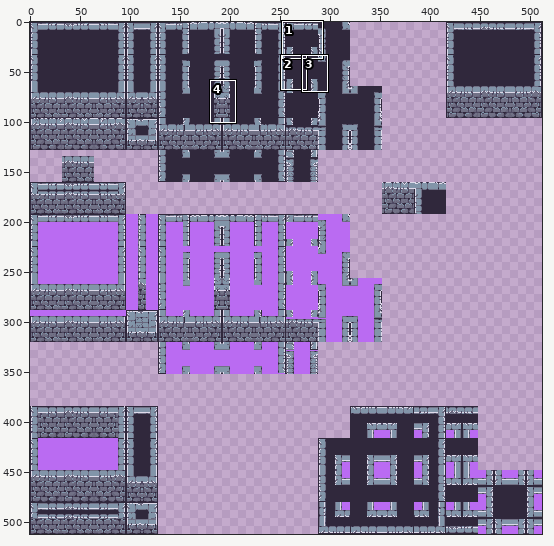
Pixel-art file -- assets/in_progress_sprites/Terrain/Dungeon/dungeon_tileset_v3.aseprite. The picture above shows the old version from afar; the outline marks the close-up.
Close-up. First the earlier version:
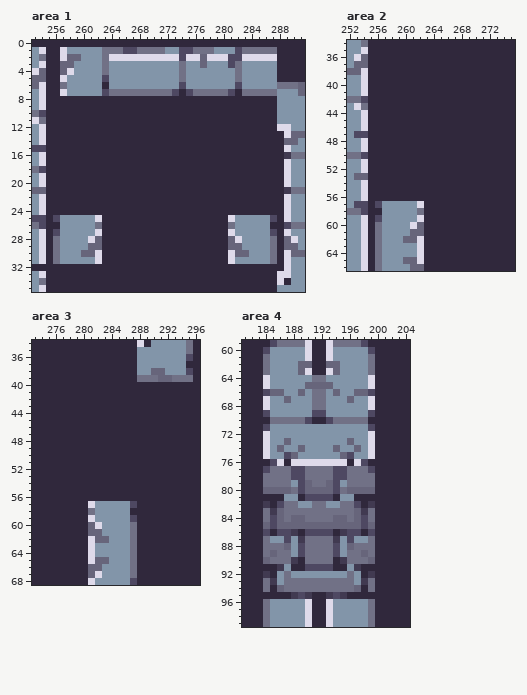
512x512 pixels, 1 frame. Shown: area 1: x 253..291, y 0..35; area 2: x 252..275, y 34..66; area 3: x 273..296, y 34..68; area 4: x 181..204, y 59..99. The commit also changed other parts of the picture, which this record leaves out.
The result:
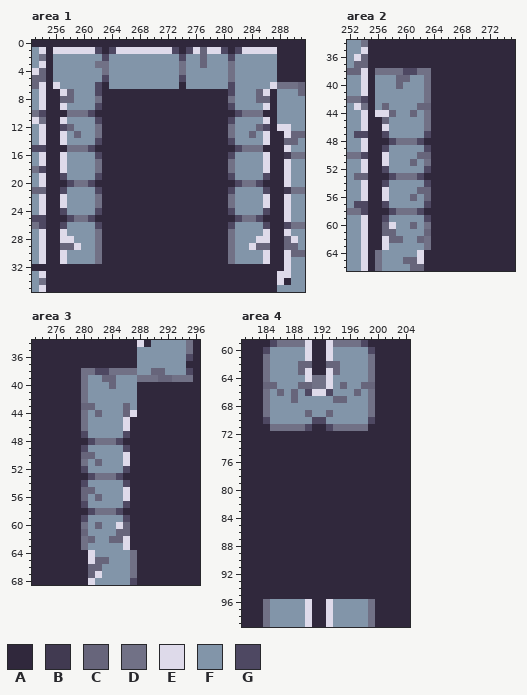
Palette (. is transparent): A #30283c  B #413a51  C #67657b  D #717186  E #dedaea  F #8295a9  G #4e4862
The exact change:
Changed rows in their new state; - is an unchanged pixel.
Area 1:
first column x 256:
 1 E-EEEEGAGEEEEEEEEGA-ECEEGA-EEEEE
 2 FFFF---GFFFFFFFFFF-FF-FFF-FFFFFF
 3 FFF---D------------------DF-----
 4 FFF----------------------DF-----
 5 FF----------------G------DF-----
 6 EF----G-----------A------GF----E
 7 --C---GAAAAAAAAAAA-AAAAAA-FFFCEA
 8 -CCFFFD------------------DFFFCC-
 9 -EFFFFG------------------GFFFFE-
10 --DDDG--------------------GDDD--
11 -EFFFFG------------------GFFFFE-
12 -GCFFFD------------------DFFFCG-
13 -EFCFFD------------------DFFCFE-
14 -EFFFFG------------------GFFFFE-
15 --DDDG--------------------GDDD--
16 -EFFFFG------------------GFFFFE-
17 -EFFFFD------------------DFFFFE-
18 -EFFFFD------------------DFFFFE-
19 -GFFFFG------------------GFFFFG-
20 --GDDG--------------------GDDG--
21 -GFFFFG------------------GFFFFG-
22 -EFFFFD------------------DFFFFE-
23 -EFFFFD------------------DFFFFE-
24 -GFFFFG------------------GFFFFG-
25 AAGDDGA------------------AGDDGAA
26 -G----G------------------G----G-
27 AE----D------------------D----EA
28 AEE--FD------------------DF--EEA
29 ACCE-FD------------------DF-ECCA
30 AE--FFD------------------DFF--EA
31 AE----D------------------D----EA
Area 2:
first column x 256:
38 DDDDGGDD
39 FFFCCFFD
40 FFFCFFFD
41 FFFFFFFD
42 FFFFFFFD
43 FCFFFFCC
44 EECFFCFD
45 -CFFFFFD
46 -EFFFFFD
47 -GFFFFFG
48 --GDDDG-
49 -GFFFFFG
50 -EFFFFCC
51 -EFFFCFD
52 -GFFFFFG
53 --GDDDG-
54 -GFFFFFG
55 -EFFFFCC
56 -EFFFCFC
57 AG----FG
58 -AGDDDG-
59 AG----FG
60 ACE--CFD
61 ACC--FFC
62 AECCFFCD
63 AE----FD
Area 3:
first column x 280:
38 DDGGDDDD
39 DFFCCFFF
40 DFFFCFFF
41 DFFFFFFF
42 DFFFFFFF
43 CCFFFFCF
44 DFCFFFCE
45 DFFFFFE-
46 DFFFFFE-
47 GFFFFFG-
48 -GDDDG--
49 GFFFFFG-
50 CCFFFFE-
51 DFCFFFE-
52 GFFFFFG-
53 -GDDDG--
54 GFFFFFG-
55 CCFFFFE-
56 CFCFFFE-
57 GF----GA
58 -GDDDGA-
59 GF----GA
60 DFC--ECA
61 CFF--CCA
62 DCFFCCEA
63 DF----EA
Area 4:
first column x 184:
 64 D-----E--E-----D
 65 CC---C-DDE-C--CC
 66 DF--CFGEEGF---FD
 67 D--FC--FF-CCF--D
 68 D------FF------D
 69 D-----CFFC-----D
 70 GFFFFFFGGFFFFFFG
 71 ADDDDDGAAGDDDDDA
 72 AAAAAAAAAAAAAAAA
 73 AAAAAAAAAAAAAAAA
 74 AAAAAAAAAAAAAAAA
 75 AAAAAAAAAAAAAAAA
 76 -AA-AAAAAAAA-AA-
 77 AAAAAAAAAAAAAAAA
 78 AAAAAAAAAAAAAAAA
 79 AAAAAAAAAAAAAAAA
 80 AAAAAAAAAAAAAAAA
 81 ---AA-AAAA-AA---
 82 A-AAAAAAAAAAAA-A
 83 AAAAAAAAAAAAAAAA
 84 AAAAAAAAAAAAAAAA
 85 AAAAAAAAAAAAAAAA
 86 A-AAA-AAAA-AAA-A
 87 AAAAAAAAAAAAAAAA
 88 AAAAAAAAAAAAAAAA
 89 AAAAAAAAAAAAAAAA
 90 AAAAA-AAAA-AAAAA
 91 --AA--AAAA--AA--
 92 A-AAAAAAAAAAAA-A
 93 AAAAAAAAAAAAAAAA
 94 A-AAAAAAAAAAAA-A
 95 ----AAA--AAA----
Changed places in both close-ups, as pixel boxes (x1, y1, x2, y2):
changed: (53, 47, 277, 264)
changed: (375, 68, 431, 250)
changed: (81, 368, 137, 550)
changed: (263, 375, 375, 599)
